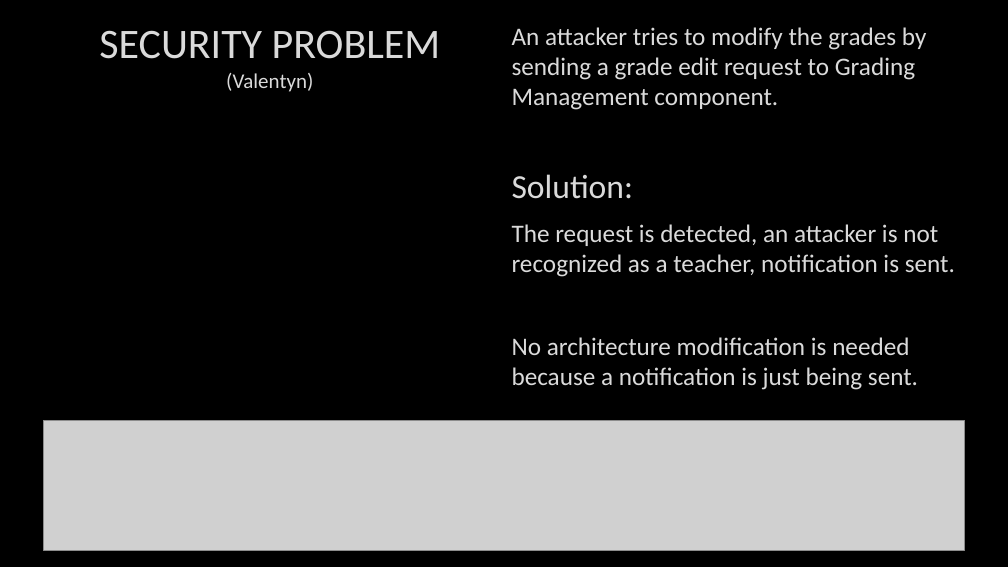
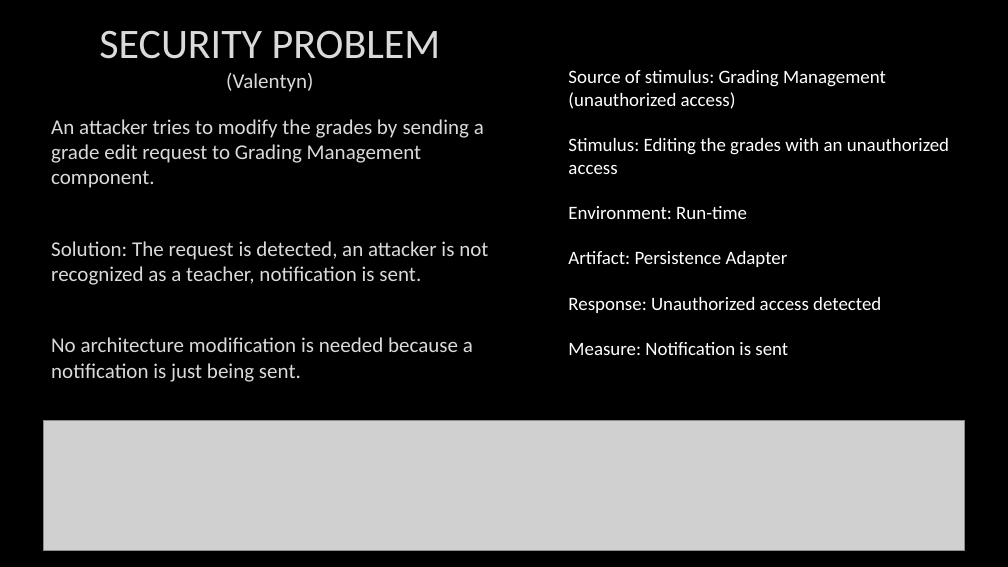
Before and after one commit to mayembe-martin/software_architecture_schedules, a slide deck: slide 2 of M2/Presentation_Qualities.pptx. Drawn at 1008x567 pixels with LibreOffice and Linux fonts; fonts in the diff are those of the drawing; grey boxes stand for pictures; background and template pictures are left out. Boxes give left, top, right and bottom in pixels: in the first picture for what was removed or moved away, otherwise in the second. Text is boxed around its words. In the diff, an @@ line names an element or a change of style, - is before the commit and + after.

```diff
--- a/M2/Presentation_Qualities.pptx
+++ b/M2/Presentation_Qualities.pptx
@@ text added at [568,70,949,355], 18 pt, text #FFFFFF @@
+Source of stimulus: Grading Management (unauthorized access)
+Stimulus: Editing the grades with an unauthorized access
+Environment: Run-time
+Artifact: Persistence Adapter
+Response: Unauthorized access detected
+Measure: Notification is sent
@@ text "An attacker tries to modify ...": place and size @@
-text "An attacker tries to modify ..." at [512,27,955,390]
+text "An attacker tries to modify ..." at [51,119,488,382]
@@ text at [51,119,484,382]: size 24 to 20 pt in "An attacker tries to modify the grades ...", "No architecture modification is needed because a ..." @@
@@ text at [51,241,488,285]: text changed; size 24 to 20 pt @@
-Solution:
-The request is detected, an attacker is not recognized as a teacher, notification is sent.
+Solution: The request is detected, an attacker is not recognized as a teacher, notification is sent.
```
Also in this commit, not shown: 1 other file.
